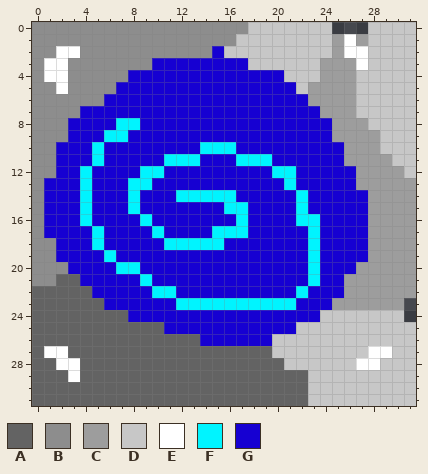
Pixel-art sprite: Assets/Sprites/Portal/sprite_1.png. That is the earlier state.
The file is 32x32 pixels.
Palette (. is transparent): A #636363  B #8d8d8d  C #9d9d9d  D #c7c7c7  E #ffffff  F #00f4ff  G #1600d2
Pixels before, first column x 0:
 0 BBBBBBBBBBBBBBBBBBDDDDDDD...DDDD
 1 BBBBBBBBBBBBBBBBBDDDDDDDDCECDDDD
 2 BBEEBBBBBBBBBBBGDDDDDDDDDCEEDDDD
 3 BEEBBBBBBBGGGGGGGGDDDDDDCCCEDDDD
 4 BEEBBBBBGGGGGGGGGGGGGDDDCCCDDDDD
 5 BBEBBBBGGGGGGGGGGGGGGGDCCCCDDDDD
 6 BBBBBBGGGGGGGGGGGGGGGGGCCCCDDDDD
 7 BBBBGGGGGGGGGGGGGGGGGGGGCCCDDDDD
 8 BBBGGGGFFGGGGGGGGGGGGGGGGCCCDDDD
 9 BBBGGGFFGGGGGGGGGGGGGGGGGCCCCDDD
10 BBGGGFGGGGGGGGFFFGGGGGGGGGCCCDDD
11 BBGGGFGGGGGFFFGGGFFFGGGGGGCCCCDD
12 BBGGFGGGGFFGGGGGGGGGFFGGGGGCCCCD
13 BGGGFGGGFFGGGGGGGGGGGFGGGGGCCCCC
14 BGGGFGGGFGGGFFFFFGGGGGFGGGGGCCCC
15 BGGGFGGGFGGGGGGGFFGGGGFGGGGGCCCC
16 BGGGFGGGGFGGGGGGGFGGGGFFGGGGCCCC
17 BGGGGFGGGGFGGGGFFFGGGGGFGGGGCCCC
18 BBGGGFGGGGGFFFFFGGGGGGGFGGGGCCCC
19 BBGGGGFGGGGGGGGGGGGGGGGFGGGGCCCC
20 BBBGGGGFFGGGGGGGGGGGGGGFGGGCCCCC
21 BBAAGGGGGFGGGGGGGGGGGGGFGGCCCCCC
22 AAAAAGGGGGFFGGGGGGGGGGFGGGCCCCCC
23 AAAAAAGGGGGGFFFFFFFFFFGGGCCCCCC.
24 AAAAAAAAGGGGGGGGGGGGGGGGDDDDDDD.
25 AAAAAAAAAAAGGGGGGGGGGGDDDDDDDDDD
26 AAAAAAAAAAAAAAGGGGGGDDDDDDDDDDDD
27 AEEAAAAAAAAAAAAAAAAADDDDDDDDEEDD
28 AAEEAAAAAAAAAAAAAAAAADDDDDDEEDDD
29 AAAEAAAAAAAAAAAAAAAAAAADDDDDDDDD
30 AAAAAAAAAAAAAAAAAAAAAAADDDDDDDDD
31 AAAAAAAAAAAAAAAAAAAAAAADDDDDDDDD
The result:
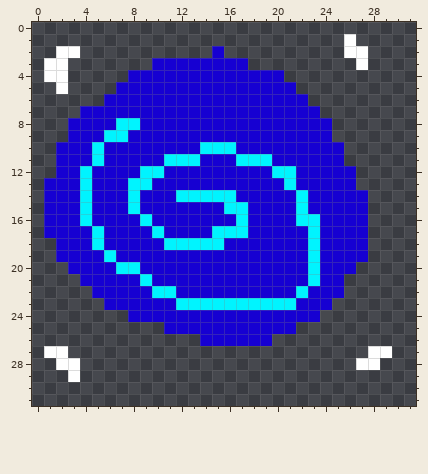
From old to new:
y 0: x 0..24 BBBBBBBBBBBBBBBBBBDDDDDDD -> .........................; x 28..31 DDDD -> ....
y 1: x 0..25 BBBBBBBBBBBBBBBBBDDDDDDDDC -> ..........................; x 27..31 CDDDD -> .....
y 2: x 0..1 BB -> ..; x 4..14 BBBBBBBBBBB -> ...........; x 16..25 DDDDDDDDDC -> ..........; x 28..31 DDDD -> ....
y 3: x 0 B -> .; x 3..9 BBBBBBB -> .......; x 18..26 DDDDDDCCC -> .........; x 28..31 DDDD -> ....
y 4: x 0 B -> .; x 3..7 BBBBB -> .....; x 21..31 DDDCCCDDDDD -> ...........
y 5: x 0..1 BB -> ..; x 3..6 BBBB -> ....; x 22..31 DCCCCDDDDD -> ..........
y 6: x 0..5 BBBBBB -> ......; x 23..31 CCCCDDDDD -> .........
y 7: x 0..3 BBBB -> ....; x 24..31 CCCDDDDD -> ........
y 8: x 0..2 BBB -> ...; x 25..31 CCCDDDD -> .......
y 9: x 0..2 BBB -> ...; x 25..31 CCCCDDD -> .......
y 10: x 0..1 BB -> ..; x 26..31 CCCDDD -> ......
y 11: x 0..1 BB -> ..; x 26..31 CCCCDD -> ......
y 12: x 0..1 BB -> ..; x 27..31 CCCCD -> .....
y 13: x 0 B -> .; x 27..31 CCCCC -> .....
y 14..17: x 0 B -> .; x 28..31 CCCC -> ....
y 18..19: x 0..1 BB -> ..; x 28..31 CCCC -> ....
y 20: x 0..2 BBB -> ...; x 27..31 CCCCC -> .....
y 21: x 0..3 BBAA -> ....; x 26..31 CCCCCC -> ......
y 22: x 0..4 AAAAA -> .....; x 26..31 CCCCCC -> ......
y 23: x 0..5 AAAAAA -> ......; x 25..30 CCCCCC -> ......
y 24: x 0..7 AAAAAAAA -> ........; x 24..30 DDDDDDD -> .......
y 25: x 0..10 AAAAAAAAAAA -> ...........; x 22..31 DDDDDDDDDD -> ..........
y 26: x 0..13 AAAAAAAAAAAAAA -> ..............; x 20..31 DDDDDDDDDDDD -> ............
y 27: x 0 A -> .; x 3..27 AAAAAAAAAAAAAAAAADDDDDDDD -> .........................; x 30..31 DD -> ..
y 28: x 0..1 AA -> ..; x 4..26 AAAAAAAAAAAAAAAAADDDDDD -> .......................; x 29..31 DDD -> ...
y 29: x 0..2 AAA -> ...; x 4..31 AAAAAAAAAAAAAAAAAAADDDDDDDDD -> ............................
y 30..31: x 0..31 AAAAAAAAAAAAAAAAAAAAAAADDDDDDDDD -> ................................
Changed places in both pictures, as pixel boxes (x1, y1, x2, y2):
erased: (32, 22, 416, 406)
